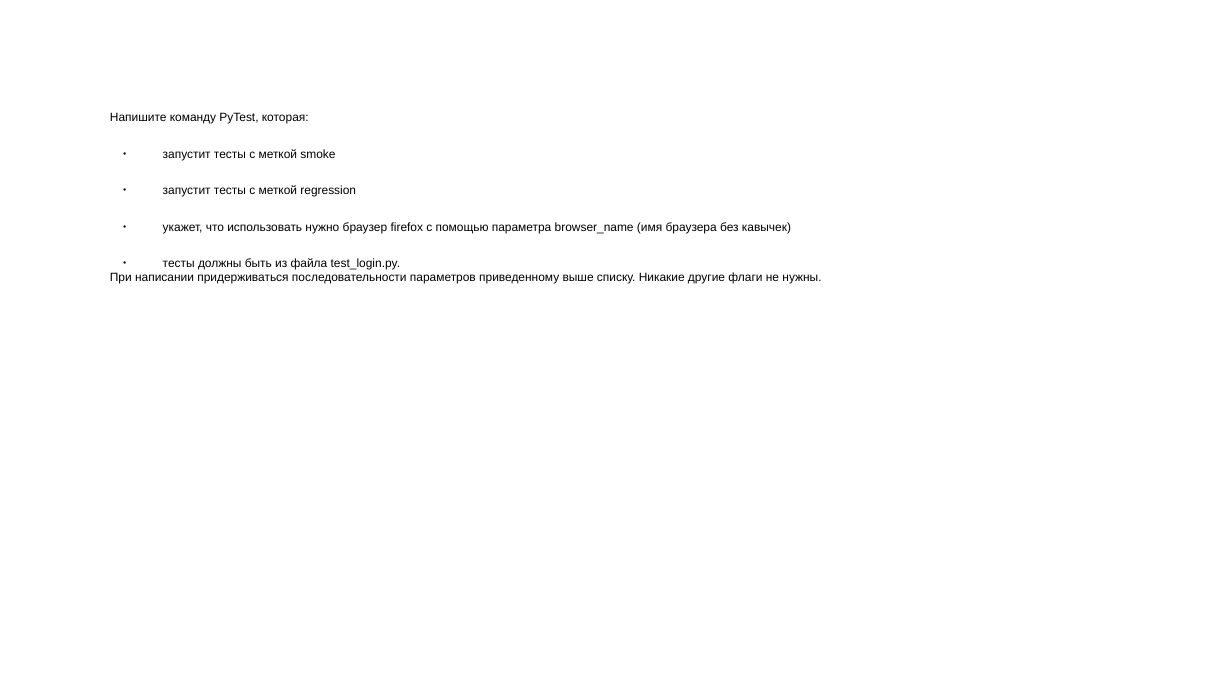
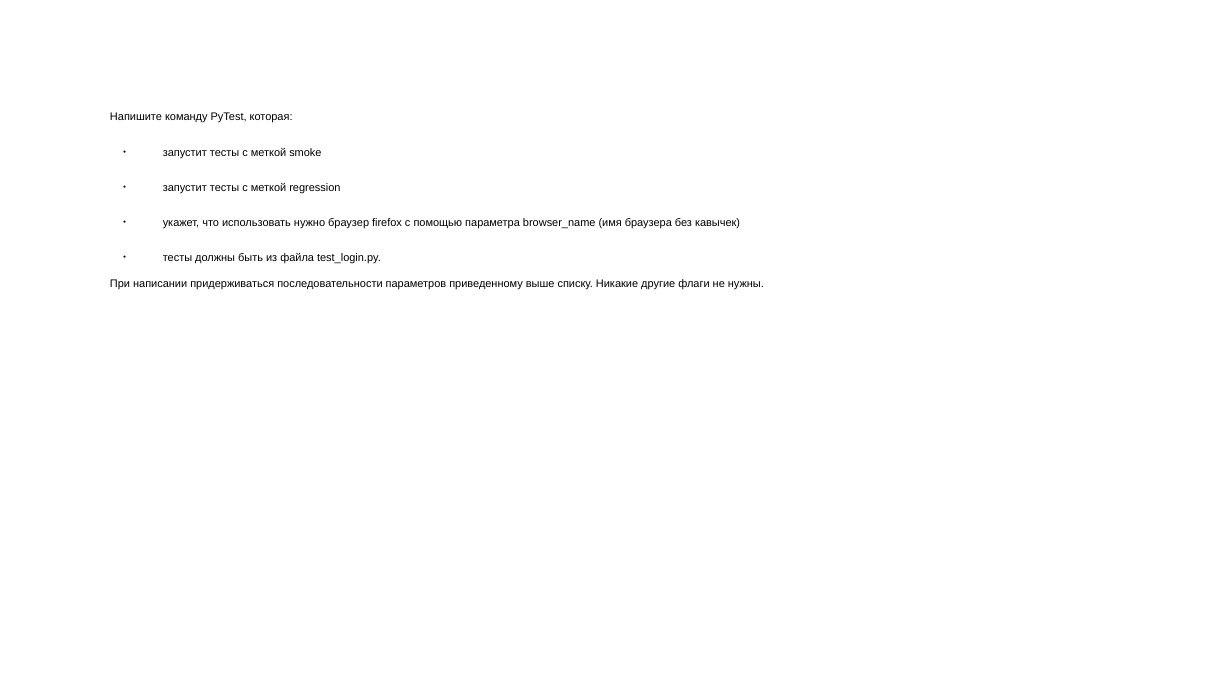
Before and after one commit to ANMerlinka/interview, a slide deck: slide 7 of tasks.pptx (slide 6 before the commit). Drawn at 1232x693 pixels with LibreOffice and Linux fonts; fonts in the diff are those of the drawing; background and template pictures are left out. Boxes give left, top, right and bottom in pixels: in the first picture for what was removed or moved away, otherwise in the second. Text is boxed around its words. In the diff, an @@ line names an element or a change of style, - is before the commit and + after.

```diff
--- a/tasks.pptx
+++ b/tasks.pptx
@@ text "Напишите команду PyTest, которая:" at [110,112,764,290]: size 7.7 to 7 pt @@
```
Also in this commit, not shown: 2 other slides changed, 1 slide added.
